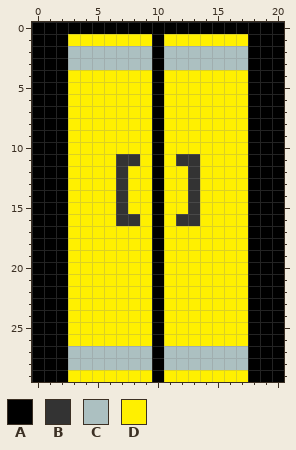
A pixel-art sprite gets an edit: img/exit_door.png. Above is the file before it was changed.
The file is 21x30 pixels.
Palette (. is transparent): A #000000  B #333333  C #acc0c1  D #fff000
Pixels before, first column x 0:
 0 AAAAAAAAAAAAAAAAAAAAA
 1 AAADDDDDDDADDDDDDDAAA
 2 AAACCCCCCCACCCCCCCAAA
 3 AAACCCCCCCACCCCCCCAAA
 4 AAADDDDDDDADDDDDDDAAA
 5 AAADDDDDDDADDDDDDDAAA
 6 AAADDDDDDDADDDDDDDAAA
 7 AAADDDDDDDADDDDDDDAAA
 8 AAADDDDDDDADDDDDDDAAA
 9 AAADDDDDDDADDDDDDDAAA
10 AAADDDDDDDADDDDDDDAAA
11 AAADDDDBBDADBBDDDDAAA
12 AAADDDDBDDADDBDDDDAAA
13 AAADDDDBDDADDBDDDDAAA
14 AAADDDDBDDADDBDDDDAAA
15 AAADDDDBDDADDBDDDDAAA
16 AAADDDDBBDADBBDDDDAAA
17 AAADDDDDDDADDDDDDDAAA
18 AAADDDDDDDADDDDDDDAAA
19 AAADDDDDDDADDDDDDDAAA
20 AAADDDDDDDADDDDDDDAAA
21 AAADDDDDDDADDDDDDDAAA
22 AAADDDDDDDADDDDDDDAAA
23 AAADDDDDDDADDDDDDDAAA
24 AAADDDDDDDADDDDDDDAAA
25 AAADDDDDDDADDDDDDDAAA
26 AAADDDDDDDADDDDDDDAAA
27 AAACCCCCCCACCCCCCCAAA
28 AAACCCCCCCACCCCCCCAAA
29 AAADDDDDDDADDDDDDDAAA
The same view after the edit:
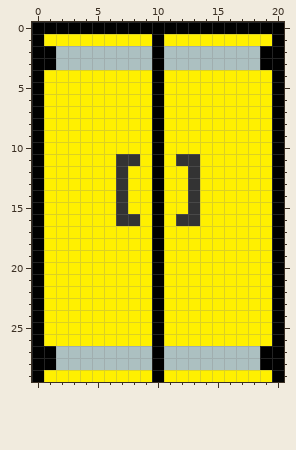
From old to new:
The edit turns colour A into colour C in rows 2 to 3 at x 2 and 18; in rows 27 to 28 at x 2 and 18.
The edit turns colour A into colour D in row 1 at x 1 to 2 and 18 to 19; in rows 4 to 26 at x 1 to 2 and 18 to 19; in row 29 at x 1 to 2 and 18 to 19.
Boxes around the changes in both pictures, in picture pixels (x1, y1, x2, y2):
changed: (44, 34, 68, 382)
changed: (248, 34, 272, 382)
